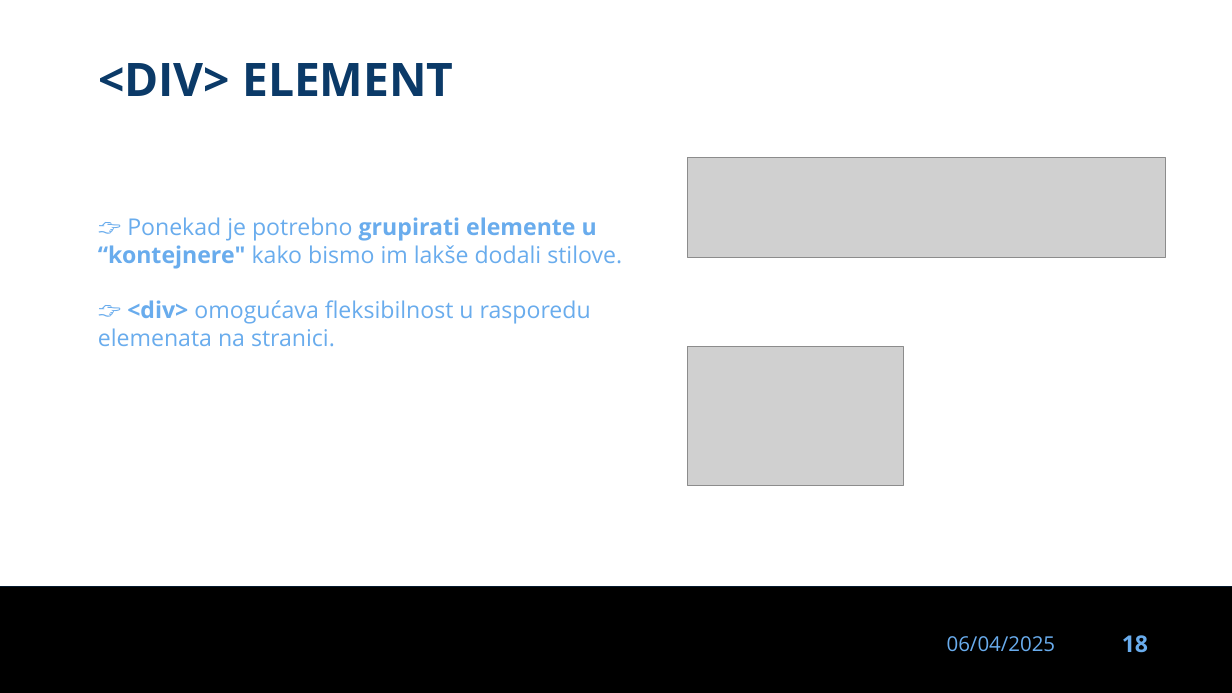
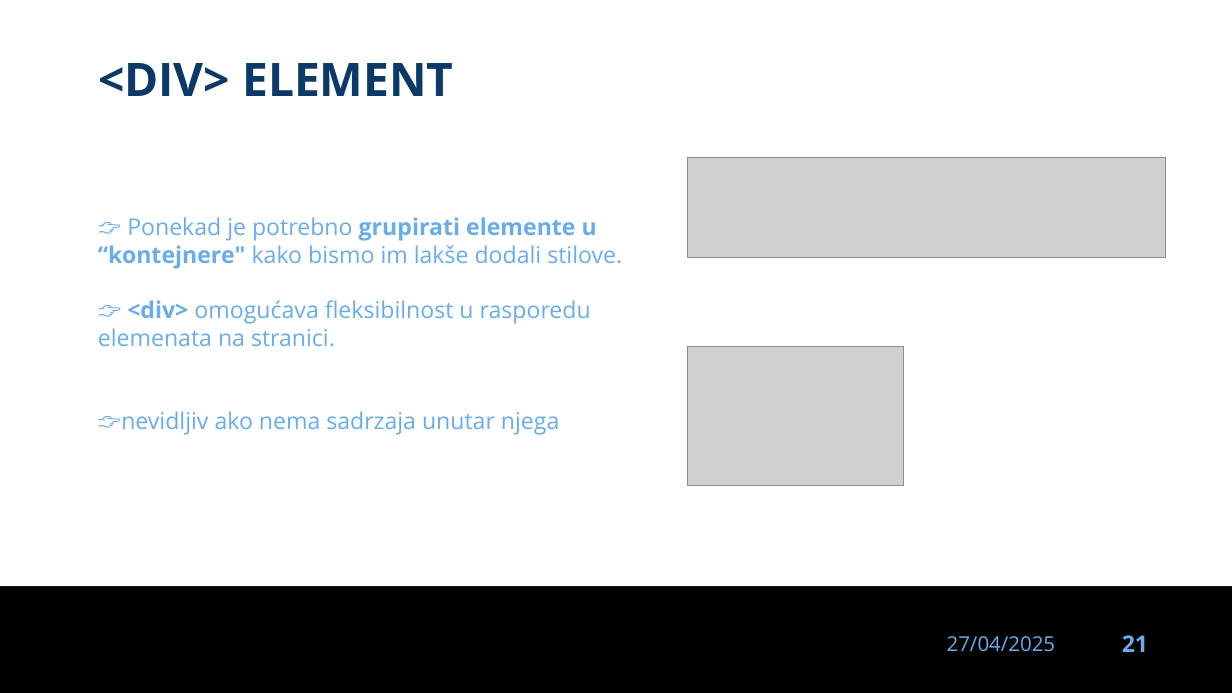
Before and after one commit to dinoDuvnjak/CTK, a slide deck: slide 21 of Bootcamp/css-uvod/css-uvod.pptx (slide 18 before the commit). Drawn at 1232x693 pixels with LibreOffice and Linux fonts; fonts in the diff are those of the drawing; grey boxes stand for pictures; background and template pictures are left out. Boxes give left, top, right and bottom in pixels: in the first picture for what was removed or moved away, otherwise in the second. Text is boxed around its words. In the diff, an @@ line names an element or a change of style, - is before the commit and + after.

```diff
--- a/Bootcamp/css-uvod/css-uvod.pptx
+++ b/Bootcamp/css-uvod/css-uvod.pptx
@@ text at (98, 411, 559, 435): paragraph added @@
+👉nevidljiv ako nema sadrzaja unutar njega
@@ text at (947, 636, 1056, 652): text changed @@
-06/04/2025
+27/04/2025
@@ page number at (1122, 635, 1148, 652): text changed @@
-18
+21
```
Also in this commit, not shown: 34 other slides changed, 3 slides added, 8 other files.
